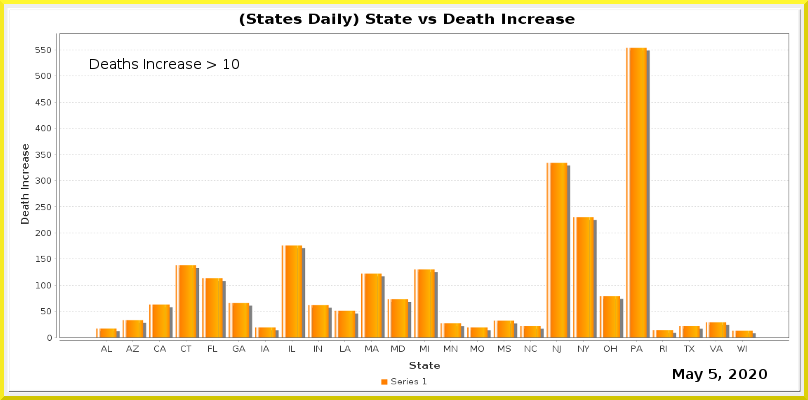
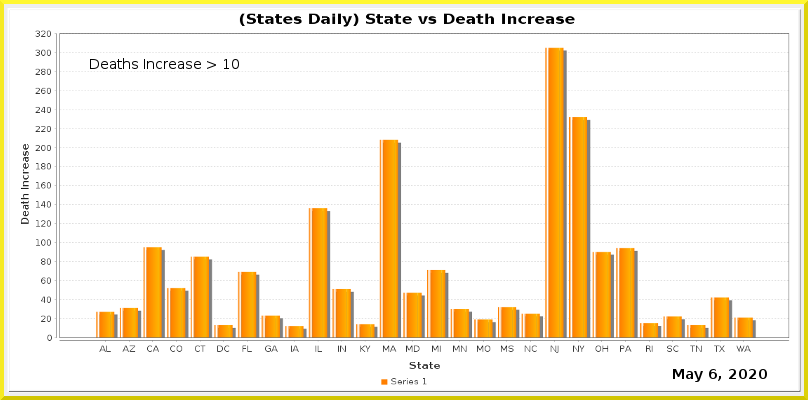
Layer changes from the first w=808, h=400 image to the second:
painted on "Current Date" over left=709, top=369, right=717, bottom=379
painted on "Date_vs_TestIncrease.png" over left=35, top=30, right=789, bottom=353
